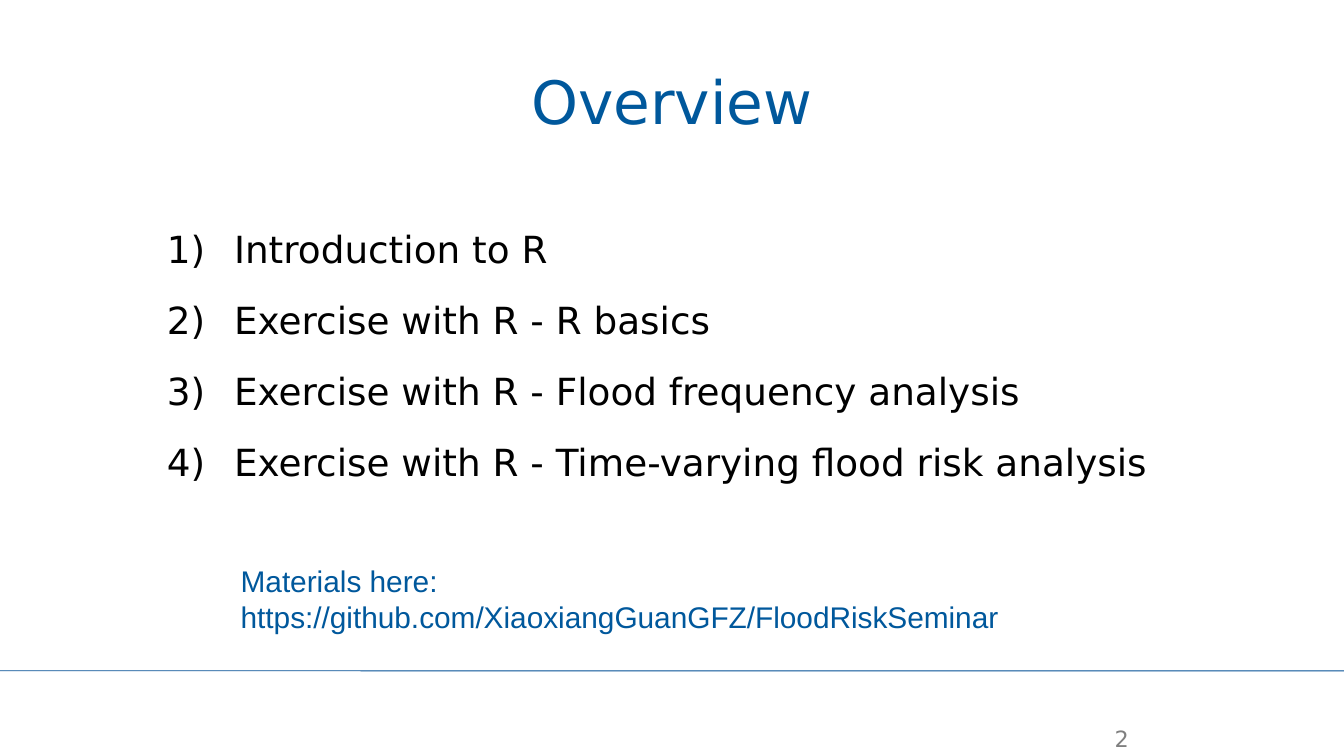
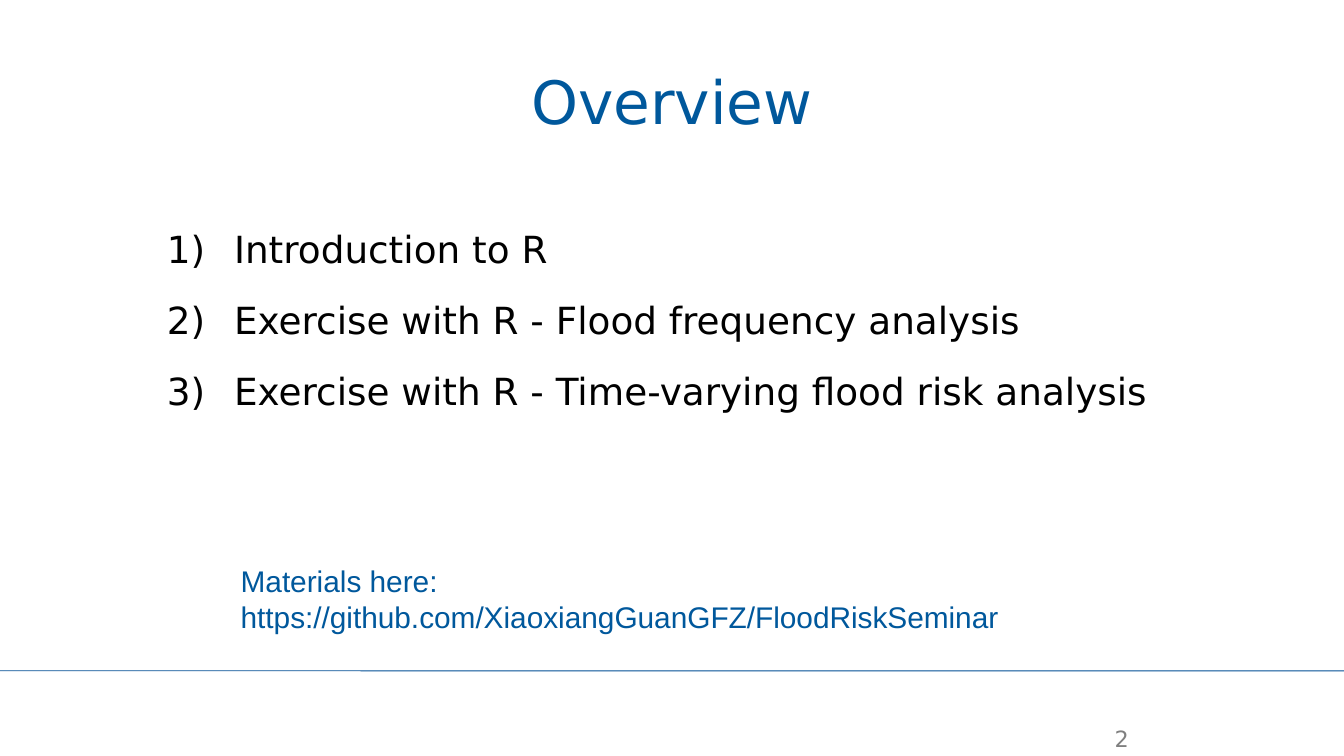
Before and after one commit to XiaoxiangGuanGFZ/FloodRiskSeminar, a slide deck: slide 2 of slides/FRS_exercise_R.pptx. Drawn at 1344x756 pixels with LibreOffice and Linux fonts; fonts in the diff are those of the drawing; background and template pictures are left out. Boxes give left, top, right and bottom in pixels: in the first picture for what was removed or moved away, otherwise in the second. Text is boxed around its words. In the diff, an @@ line names an element or a change of style, - is before the commit and + after.

```diff
--- a/slides/FRS_exercise_R.pptx
+++ b/slides/FRS_exercise_R.pptx
@@ text at [234, 305, 710, 335]: paragraph removed @@
-2) Exercise with R - R basics
```
Also in this commit, not shown: 6 other slides changed.
